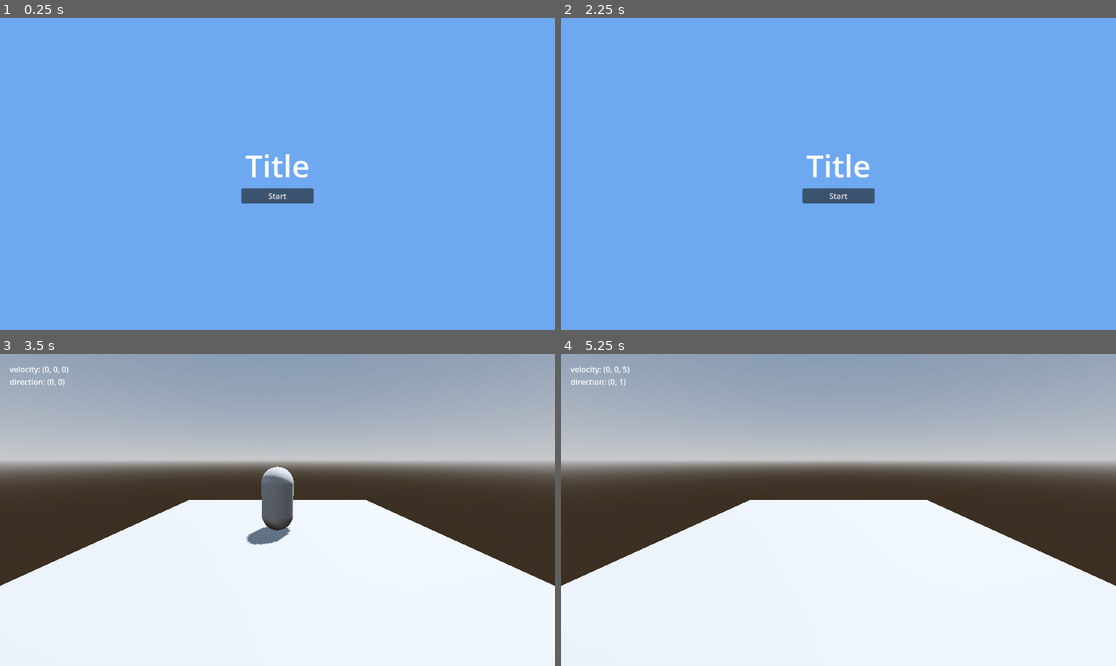
Above: before the commit, frames 1-4 (two rows, left to right).
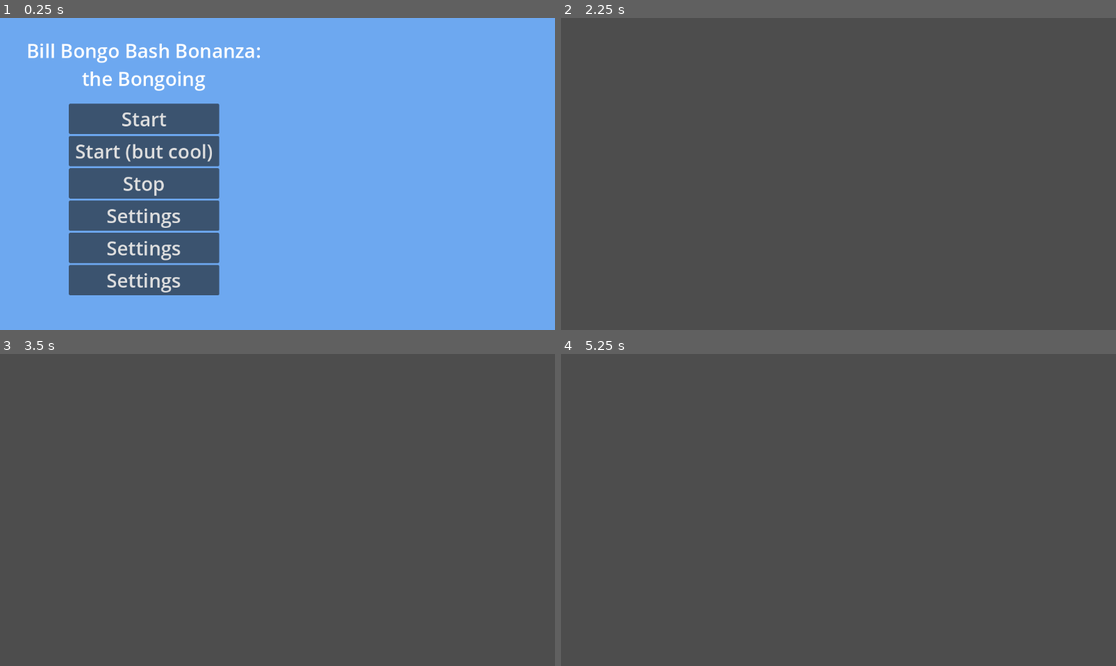
Above: after the commit, the same moments.

Repository: Soup-5/The-Greatest-Game
Game: Godot game, scene res://scenes/main_menu.tscn
The game is run twice, just before and just after one commit, with the same random seed, the same clock (stepped at 60 frames per second) and the same inputs.
Inputs (mouse positions are in pixels of both pictures, inside the frame that each line leads up to):
- Up to frame 1 (0.25 s): no input
- Up to frame 2 (2.25 s): click (705, 183) at 0.5 s, where only the run after the commit has a clickable "Stop"; click (705, 214) at 1.25 s, where only the run after the commit has a clickable "Settings"; click (705, 248) at 2 s, where only the run after the commit has a clickable "Settings"
- Up to frame 3 (3.5 s): click (277, 531) at 2.75 s, where only the run before the commit has a clickable "Start"
- Up to frame 4 (5.25 s): tap Enter at 3.5 s; hold D (move_right) 3.53-4.28 s; hold S (move_backward) 4.28-5.03 s; hold D (move_right) from 5.03 s (still down)

The runs differ from the first frame. In frame 1, 18% of the frame differs, in the area x 5-57%, y 8-89%; in frame 2, 100%, in the area x 0-100%, y 0-100%; in frame 3, 97%; in frame 4, 97%.

Commit message:
Yea

Diff:
--- a/project.godot
+++ b/project.godot
@@ -15,6 +15,10 @@
 config/features=PackedStringArray("4.2", "Forward Plus")
 boot_splash/image="res://assets/splash.png"
 config/icon="res://assets/icon.svg"
+
+[display]
+
+window/subwindows/embed_subwindows=false
 
 [input]
 
--- /dev/null
+++ b/scenes/fake_settings.tscn
@@ -0,0 +1,11 @@
+[gd_scene load_steps=2 format=3 uid="uid://bqnmokfnjefnj"]
+
+[ext_resource type="PackedScene" uid="uid://bm11tvnbii8pd" path="res://scenes/fake_settings_ui.tscn" id="1_ucswv"]
+
+[node name="FakeSettingsUI" type="Node2D"]
+
+[node name="Window" type="Window" parent="."]
+position = Vector2i(0, 36)
+size = Vector2i(675, 410)
+
+[node name="FakeSettings" parent="Window" instance=ExtResource("1_ucswv")]
--- /dev/null
+++ b/scenes/fake_settings_ui.tscn
@@ -0,0 +1,40 @@
+[gd_scene format=3 uid="uid://bm11tvnbii8pd"]
+
+[node name="FakeSettings" type="Node2D"]
+
+[node name="Background" type="ColorRect" parent="."]
+offset_right = 675.0
+offset_bottom = 410.0
+color = Color(0.164706, 0.396078, 1, 1)
+
+[node name="VBoxContainer" type="VBoxContainer" parent="."]
+anchors_preset = -1
+anchor_left = 0.08
+anchor_top = 0.216
+anchor_right = 0.945
+anchor_bottom = 1.0
+offset_left = 54.0
+offset_top = 88.56
+offset_right = 619.0
+offset_bottom = 215.56
+grow_horizontal = 2
+grow_vertical = 2
+
+[node name="Label" type="Label" parent="VBoxContainer"]
+layout_mode = 2
+text = "Dumbass, this isn't the real settings, stupid ass poopy face bitch, bitchass
+adopted piece of shit, can't even click the right settings button, I bet you
+couldn't even beat the first 2 seconds of this game if you tried, you'd
+probably have to get your big brother or some shit just to have a chance
+at it"
+horizontal_alignment = 1
+
+[node name="VBoxContainer2" type="VBoxContainer" parent="."]
+offset_left = 293.0
+offset_top = 274.0
+offset_right = 370.0
+offset_bottom = 341.0
+
+[node name="Button" type="Button" parent="VBoxContainer2"]
+layout_mode = 2
+text = "OK"
--- a/scenes/main_menu.tscn
+++ b/scenes/main_menu.tscn
@@ -3,7 +3,7 @@
 [ext_resource type="Script" path="res://scripts/main_menu.gd" id="1_4p5el"]
 
 [sub_resource type="LabelSettings" id="LabelSettings_ynqwg"]
-font_size = 64
+font_size = 40
 
 [node name="Main Menu" type="Control"]
 layout_mode = 3
@@ -30,21 +30,78 @@
 anchors_preset = 15
 anchor_right = 1.0
 anchor_bottom = 1.0
+offset_left = 115.0
+offset_top = 136.0
+offset_right = -669.0
+offset_bottom = -30.0
 grow_horizontal = 2
 grow_vertical = 2
 alignment = 1
 
-[node name="Title" type="Label" parent="VBoxContainer"]
+[node name="Start" type="Button" parent="VBoxContainer"]
+custom_minimum_size = Vector2(312, 60)
 layout_mode = 2
 size_flags_horizontal = 4
-text = "Title"
+size_flags_vertical = 4
+size_flags_stretch_ratio = 1.07
+theme_override_font_sizes/font_size = 40
+text = "Start"
+
+[node name="Start (but cool)" type="Button" parent="VBoxContainer"]
+custom_minimum_size = Vector2(312, 0)
+layout_mode = 2
+size_flags_horizontal = 4
+size_flags_vertical = 4
+theme_override_font_sizes/font_size = 40
+text = "Start (but cool)"
+
+[node name="Stop" type="Button" parent="VBoxContainer"]
+custom_minimum_size = Vector2(312, 0)
+layout_mode = 2
+size_flags_horizontal = 4
+size_flags_vertical = 4
+theme_override_font_sizes/font_size = 40
+text = "Stop"
+
+[node name="Settings1" type="Button" parent="VBoxContainer"]
+custom_minimum_size = Vector2(312, 0)
+layout_mode = 2
+size_flags_horizontal = 4
+size_flags_vertical = 4
+theme_override_font_sizes/font_size = 40
+text = "Settings"
+
+[node name="Settings2" type="Button" parent="VBoxContainer"]
+custom_minimum_size = Vector2(312, 0)
+layout_mode = 2
+size_flags_horizontal = 4
+size_flags_vertical = 4
+theme_override_font_sizes/font_size = 40
+text = "Settings"
+
+[node name="Settings3" type="Button" parent="VBoxContainer"]
+custom_minimum_size = Vector2(312, 0)
+layout_mode = 2
+size_flags_horizontal = 4
+size_flags_vertical = 4
+theme_override_font_sizes/font_size = 40
+text = "Settings"
+
+[node name="VBoxContainer2" type="VBoxContainer" parent="."]
+layout_mode = 1
+anchors_preset = -1
+anchor_right = 1.0
+anchor_bottom = 1.0
+offset_left = -1.0
+offset_top = 40.0
+offset_right = -553.0
+offset_bottom = -495.0
+
+[node name="Title" type="Label" parent="VBoxContainer2"]
+layout_mode = 2
+size_flags_horizontal = 4
+text = "Bill Bongo Bash Bonanza:
+the Bongoing"
 label_settings = SubResource("LabelSettings_ynqwg")
 horizontal_alignment = 1
 vertical_alignment = 1
-
-[node name="Start" type="Button" parent="VBoxContainer"]
-custom_minimum_size = Vector2(150, 0)
-layout_mode = 2
-size_flags_horizontal = 4
-size_flags_vertical = 4
-text = "Start"
--- /dev/null
+++ b/scenes/settings.tscn
@@ -0,0 +1,3 @@
+[gd_scene format=3 uid="uid://brgbn0bxrgl4m"]
+
+[node name="Settings" type="Node2D"]
--- /dev/null
+++ b/scripts/fake_settings_ui.gd
@@ -0,0 +1,14 @@
+extends Node
+
+
+# Called when the node enters the scene tree for the first time.
+func _ready():
+	var ok_button := $"VBoxContainer2/Button"
+	ok_button.connect('pressed', _close_window)
+
+func _close_window():
+	get_tree().root.propagate_notification(NOTIFICATION_WM_CLOSE_REQUEST)
+
+# Called every frame. 'delta' is the elapsed time since the previous frame.
+func _process(delta):
+	pass
--- a/scripts/main_menu.gd
+++ b/scripts/main_menu.gd
@@ -1,9 +1,42 @@
 extends Control
 
-@onready var start_button := $VBoxContainer/Start
+@onready var start_button := $"VBoxContainer/Start"
+@onready var start_button_2 := $"VBoxContainer/Start (but cool)"
+@onready var stop_button := $"VBoxContainer/Stop"
+@onready var settings_button_1 := $"VBoxContainer/Settings1"
+@onready var settings_button_2 := $"VBoxContainer/Settings2"
+@onready var settings_button_3 := $"VBoxContainer/Settings3"
+var rng = RandomNumberGenerator.new()
+var actual_settings = rng.randi_range(1,3)
 
 func _ready() -> void:
 	start_button.connect('pressed', _on_start_game)
+	start_button_2.connect('pressed', _on_start_game)
+	stop_button.connect('pressed', _close_game)
+	if actual_settings == 1:
+		settings_button_1.connect('pressed', _open_settings)
+		settings_button_2.connect('pressed', _fake_settings)
+		settings_button_3.connect('pressed', _fake_settings)
+
+	elif actual_settings == 2:
+		settings_button_1.connect('pressed', _fake_settings)
+		settings_button_2.connect('pressed', _open_settings)
+		settings_button_3.connect('pressed', _fake_settings)
+
+	elif actual_settings == 3:
+		settings_button_1.connect('pressed', _fake_settings)
+		settings_button_2.connect('pressed', _fake_settings)
+		settings_button_3.connect('pressed', _open_settings)
+
 
 func _on_start_game() -> void:
 	get_tree().change_scene_to_file('res://scenes/game.tscn')
+
+func _close_game() -> void:
+	get_tree().root.propagate_notification(NOTIFICATION_WM_CLOSE_REQUEST)
+
+func _open_settings() -> void:
+	get_tree().change_scene_to_file('res://scenes/settings.tscn')
+
+func _fake_settings() -> void:
+	Window.new()
